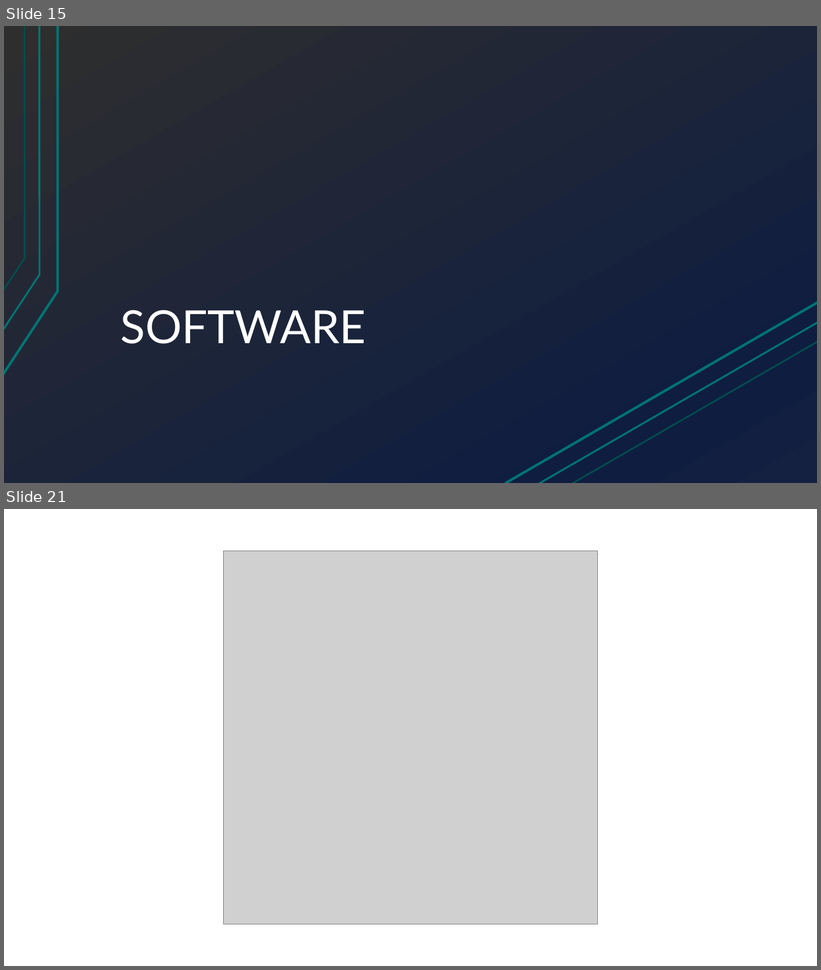
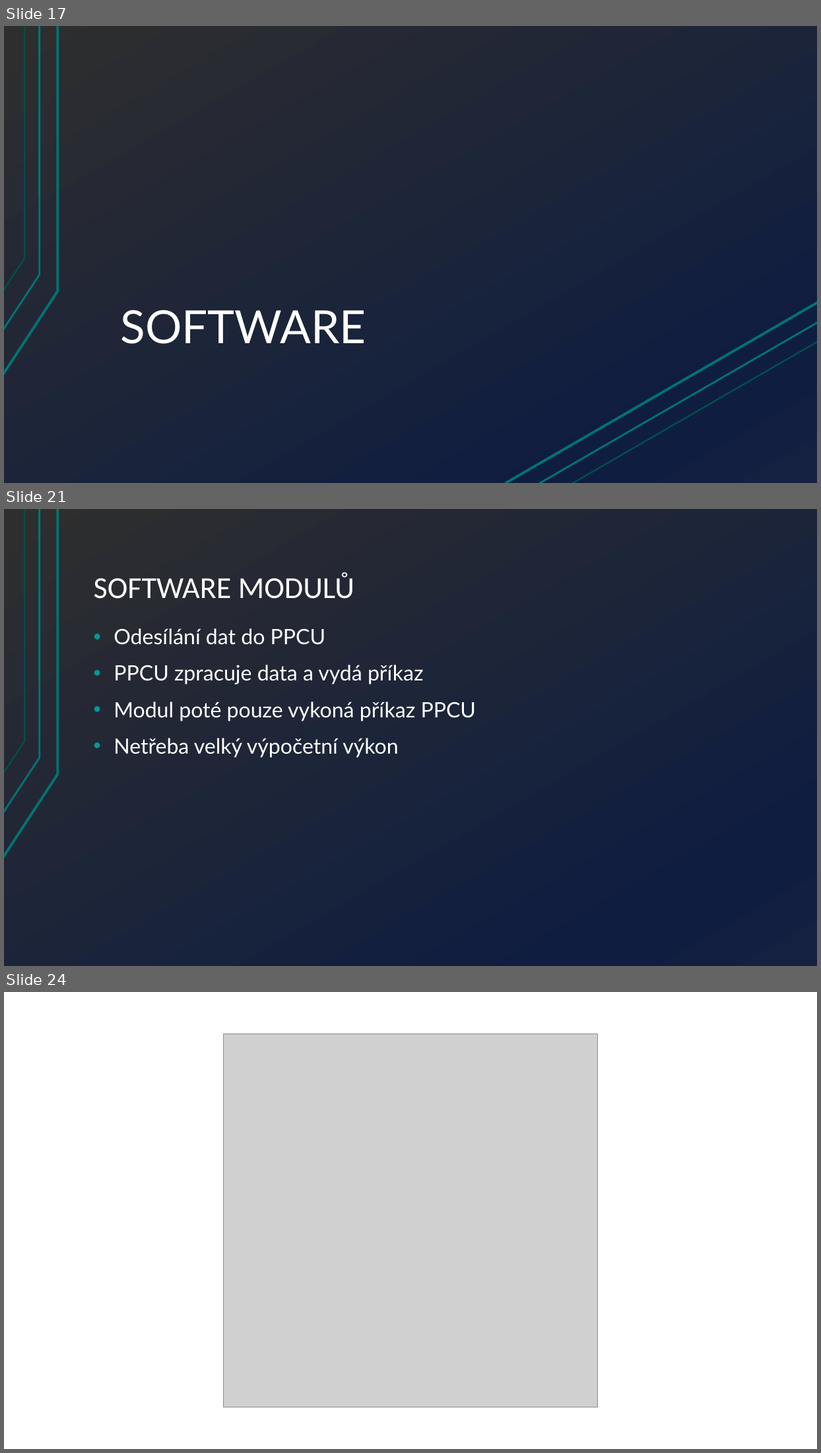
Before and after one commit to Hellpetros/SOC-2020-TEXT, a slide deck: PRESENTATION/SOČ-2020-PREZENTACE-ŠKOLNÍ_KOLO/ŠKOLNÍ KOLO.pptx. Shown one above the other, each under a label of ours: slides 15 and 21 before the commit, slides 17, 21 and 24 after it; the slides between them are not shown. The pictures are 821x970 and 821x1453 pixels, drawn with LibreOffice and Linux fonts; fonts in the diff are those of the drawing; grey boxes stand for pictures. Boxes give left, top, right and bottom in pixels: in the first picture for what was removed or moved away, otherwise in the second. Text is boxed around its words. In the diff, an @@ line names an element or a change of style, - is before the commit and + after.

```diff
--- a/PRESENTATION/SOČ-2020-PREZENTACE-ŠKOLNÍ_KOLO/ŠKOLNÍ KOLO.pptx
+++ b/PRESENTATION/SOČ-2020-PREZENTACE-ŠKOLNÍ_KOLO/ŠKOLNÍ KOLO.pptx
@@ slide 21 added at [4,509,817,966], background gradient #2E2E2E to #0F1D41 to #142242; not listed: 3 template elements that a slide beside it also shows @@
@@ title added at [94,572,354,599], 36 pt, text #FFFFFF @@
+SOFTWARE MODULŮ
@@ text added at [114,628,477,758], 25 pt, text #FFFFFF @@
+• Odesílání dat do PPCU
+• PPCU zpracuje data a vydá příkaz
+• Modul poté pouze vykoná příkaz PPCU
+• Netřeba velký výpočetní výkon
@@ what was slide 15 is now slide 17 @@
@@ what was slide 21 is now slide 24 @@
```
Also in this commit, not shown: 8 slides changed, 6 other slides added, 5 slides removed, 9 other files.
